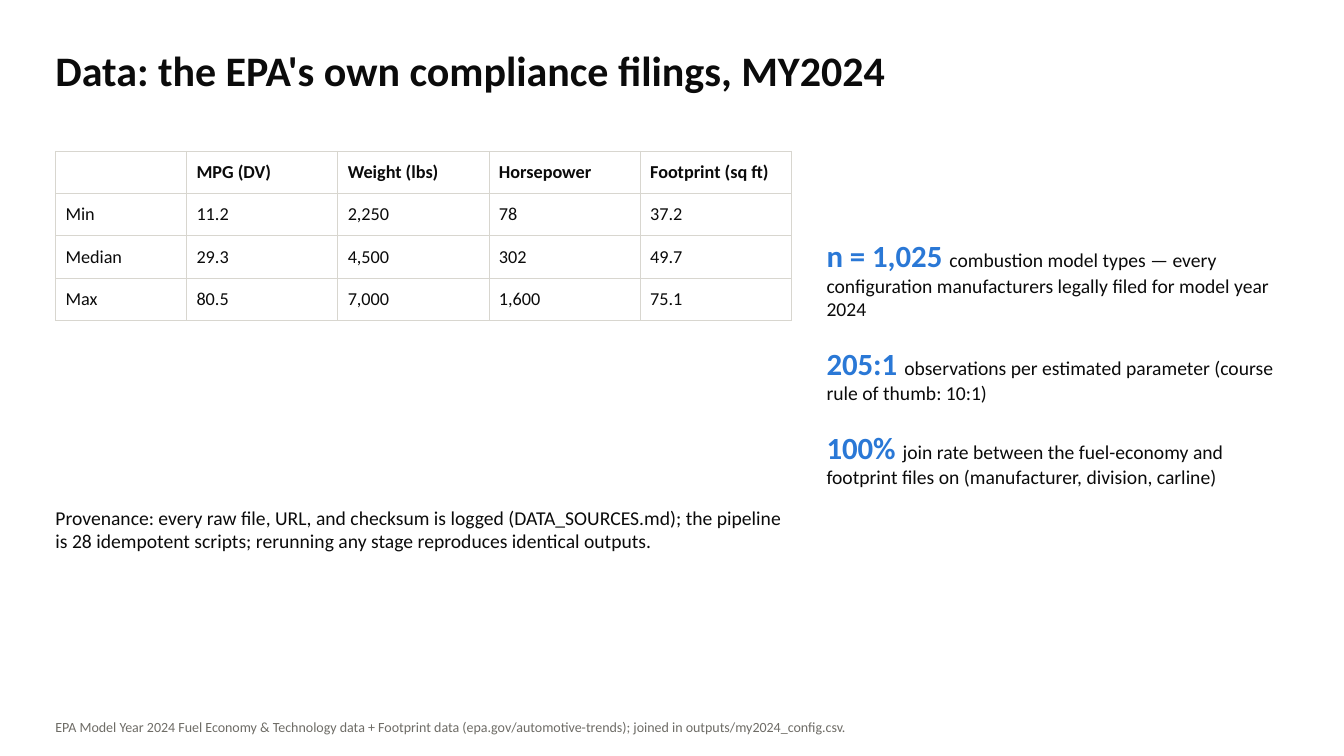
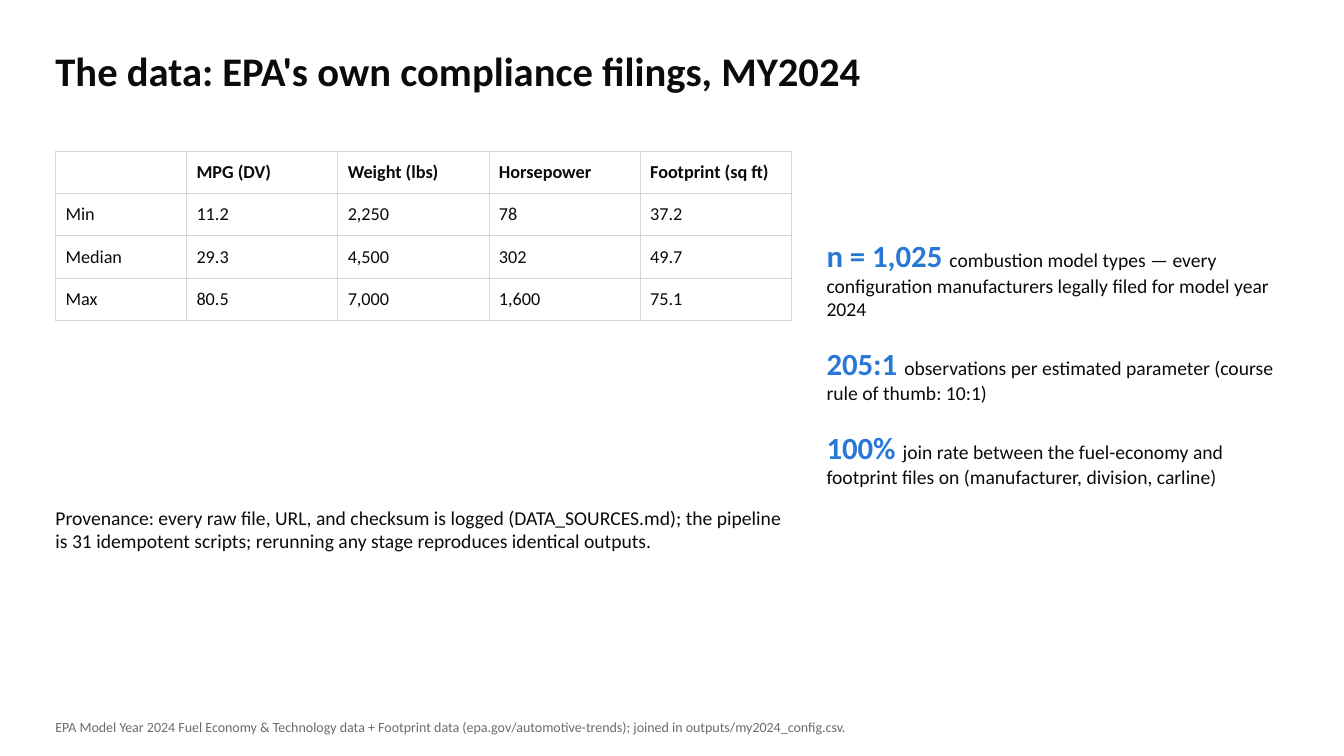
Before and after one commit to SCherwonik/OS3180, a slide deck: slide 4 of MPG Prediction Deck.pptx (slide 5 before the commit). Drawn at 1344x756 pixels with LibreOffice and Linux fonts; fonts in the diff are those of the drawing. Boxes give left, top, right and bottom in pixels: in the first picture for what was removed or moved away, otherwise in the second. Text is boxed around its words. In the diff, an @@ line names an element or a change of style, - is before the commit and + after.

```diff
--- a/MPG Prediction Deck.pptx
+++ b/MPG Prediction Deck.pptx
@@ text at (x1=55, y1=57, x2=860, y2=93): text changed; size 30 to 29 pt @@
-Data: the EPA's own compliance filings, MY2024
+The data: EPA's own compliance filings, MY2024
@@ text at (x1=55, y1=511, x2=781, y2=552): text changed @@
-Provenance: every raw file, URL, and checksum is logged (DATA_SOURCES.md); the pipeline is 28 idempotent scripts; rerunning any stage reproduces identical outputs.
+Provenance: every raw file, URL, and checksum is logged (DATA_SOURCES.md); the pipeline is 31 idempotent scripts; rerunning any stage reproduces identical outputs.
```
Also in this commit, not shown: 20 other slides changed, 7 slides added, 3 slides removed, 3 other files.
